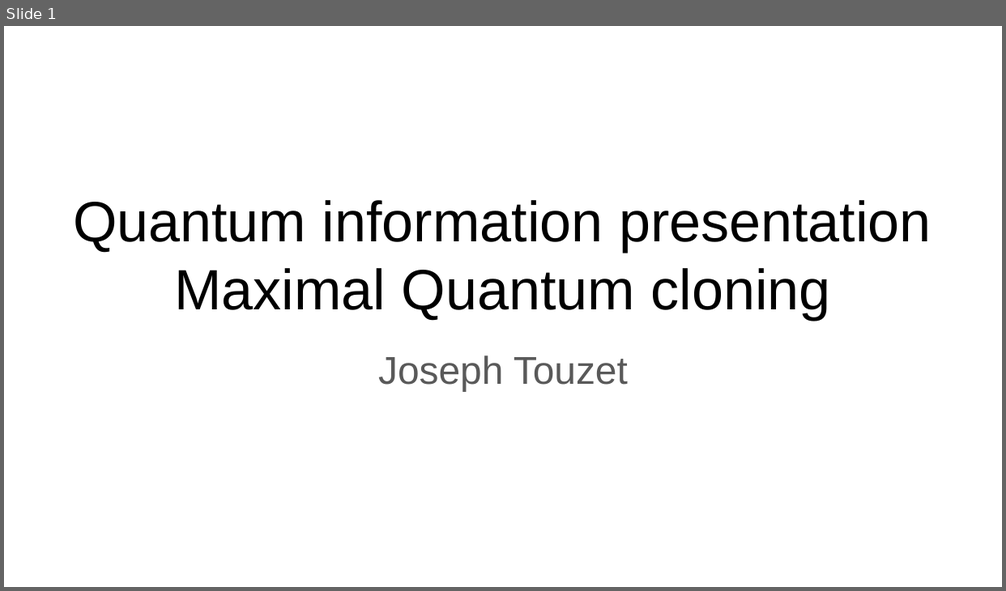
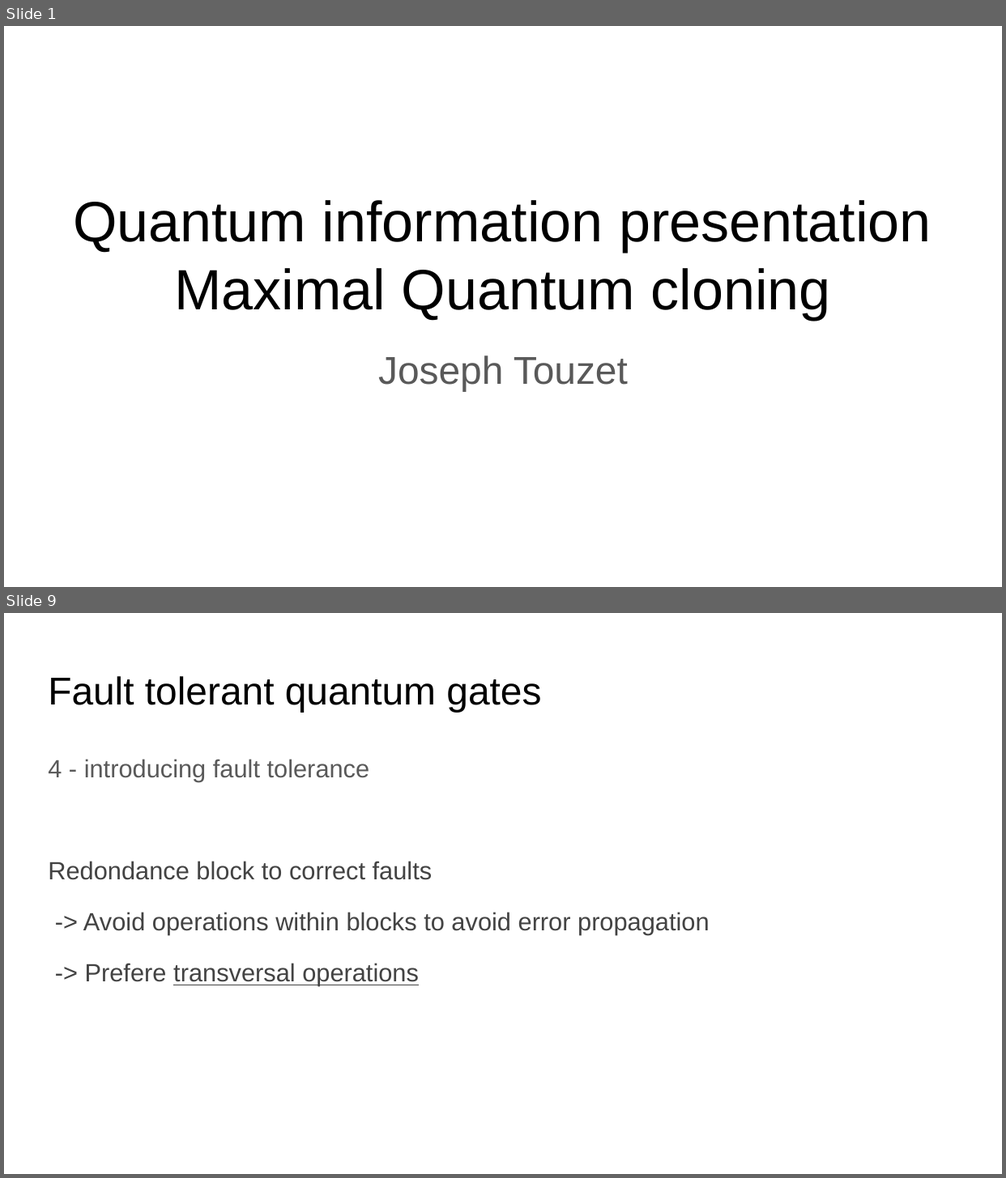
Before and after one commit to jolatechno/cours-ENS, a slide deck: cours/M2/info_quantique/presentation/presentation_quantum_information.odp. Shown one above the other, each under a label of ours: slide 1 before the commit, slides 1 and 9 after it; the slides between them are not shown. The pictures are 1006x591 and 1006x1178 pixels, drawn with LibreOffice and Linux fonts; fonts in the diff are those of the drawing. Boxes give left, top, right and bottom in pixels: in the first picture for what was removed or moved away, otherwise in the second. Text is boxed around its words. In the diff, an @@ line names an element or a change of style, - is before the commit and + after.

```diff
--- a/cours/M2/info_quantique/presentation/presentation_quantum_information.odp
+++ b/cours/M2/info_quantique/presentation/presentation_quantum_information.odp
@@ slide 9 added at (4,613,1002,1174), background #FFFFFF @@
@@ title added at (48,676,541,712), 28 pt, text #000000 @@
+Fault tolerant quantum gates
@@ text added at (48,759,710,986), 18 pt, text #434343 @@
+4 - introducing fault tolerance
+Redondance block to correct faults
+-> Avoid operations within blocks to avoid error propagation
+-> Prefere transversal operations
```
Also in this commit, not shown: 12 other slides added, 2 slides removed, 5 other files.
